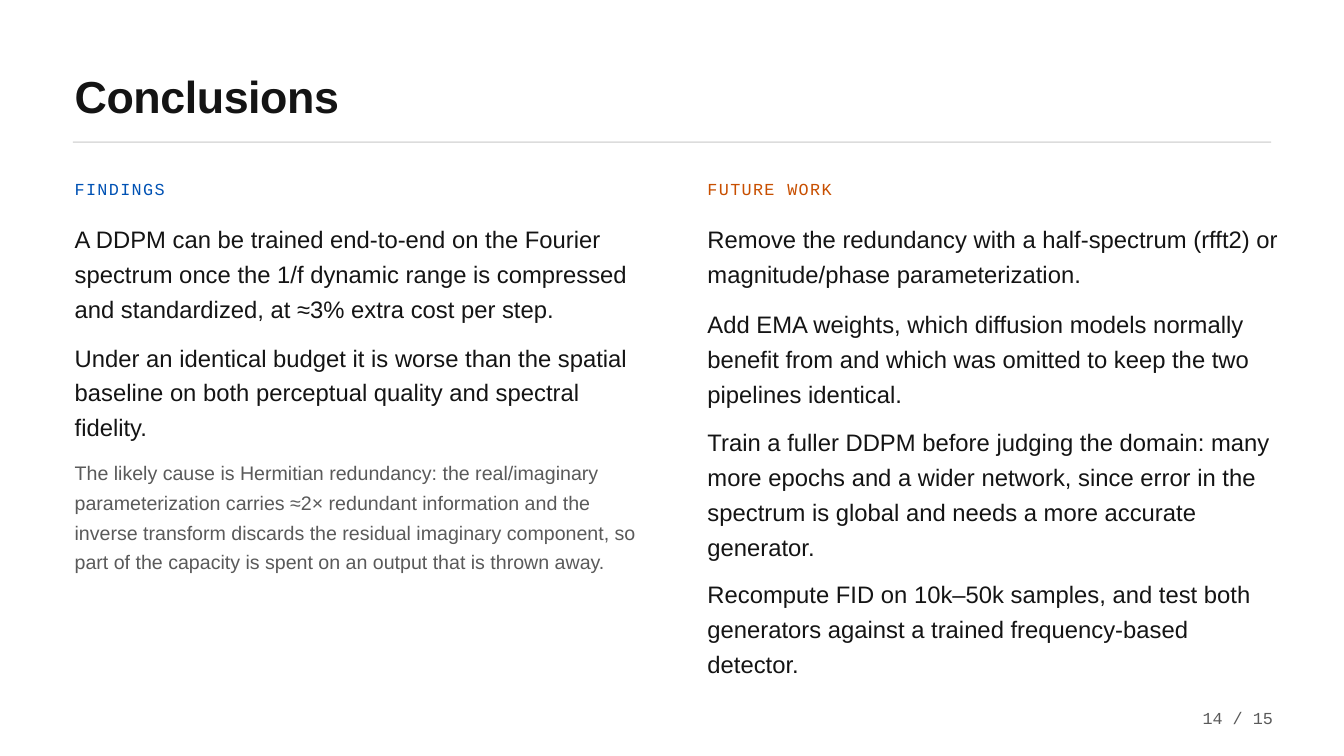
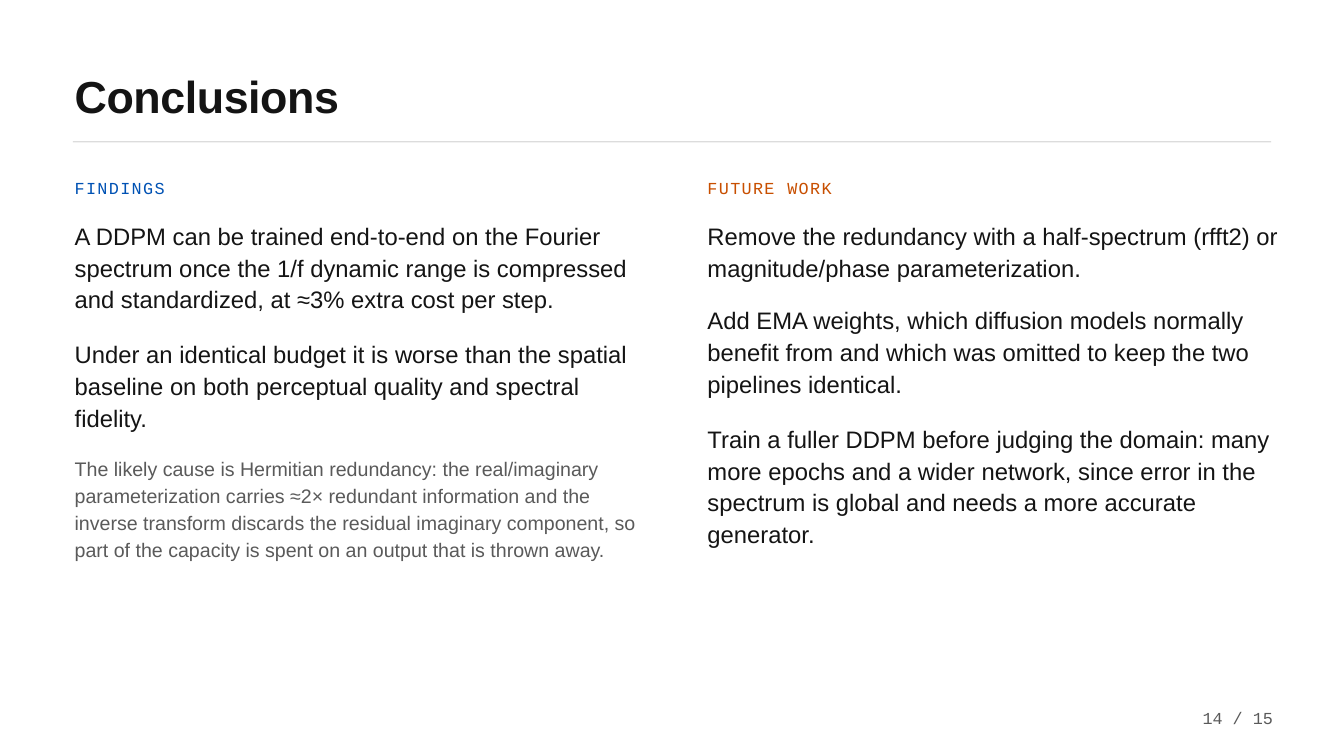
Before and after one commit to CiccioNos/cv-project6, a slide deck: slide 14 of Presentazione_Computer_Vision.pptx. Drawn at 1344x756 pixels with LibreOffice and Linux fonts; fonts in the diff are those of the drawing. Boxes give left, top, right and bottom in pixels: in the first picture for what was removed or moved away, otherwise in the second. Text is boxed around its words. In the diff, an @@ line names an element or a change of style, - is before the commit and + after.

```diff
--- a/Presentazione_Computer_Vision.pptx
+++ b/Presentazione_Computer_Vision.pptx
@@ line spacing 1.22 to 1.12 in 5 elements at (707, 311, 1249, 398), (75, 227, 627, 313), (75, 345, 627, 432), (707, 227, 1277, 282), (707, 430, 1269, 548) @@
@@ text "The likely cause is Hermitian ..." at (75, 462, 636, 561): line spacing 1.27 to 1.15 @@
@@ text removed at (707, 585, 1250, 674) @@
-Recompute FID on 10k–50k samples, and test both generators against a trained frequency-based detector.
```
Also in this commit, not shown: 12 other slides changed, 2 slides added, 2 slides removed, 2 other files.
